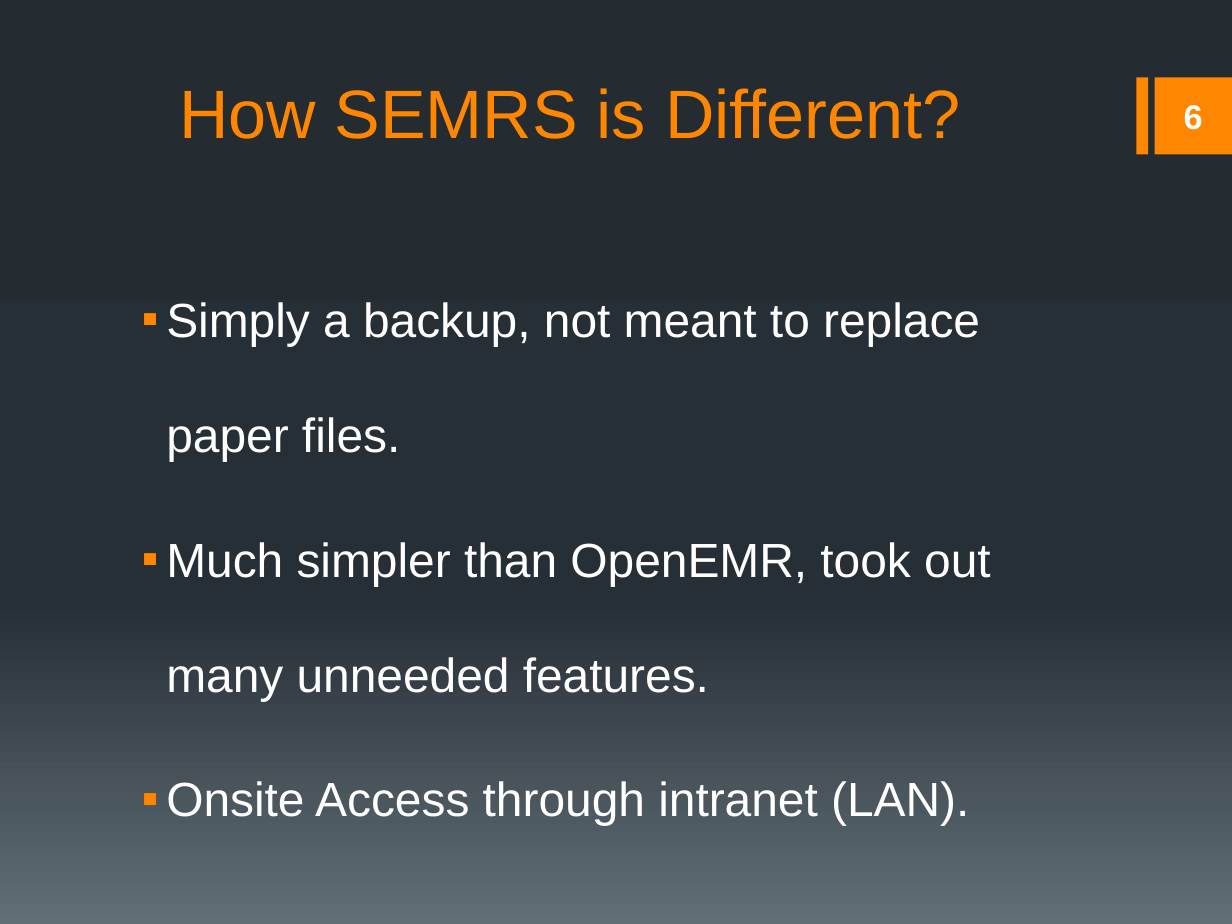
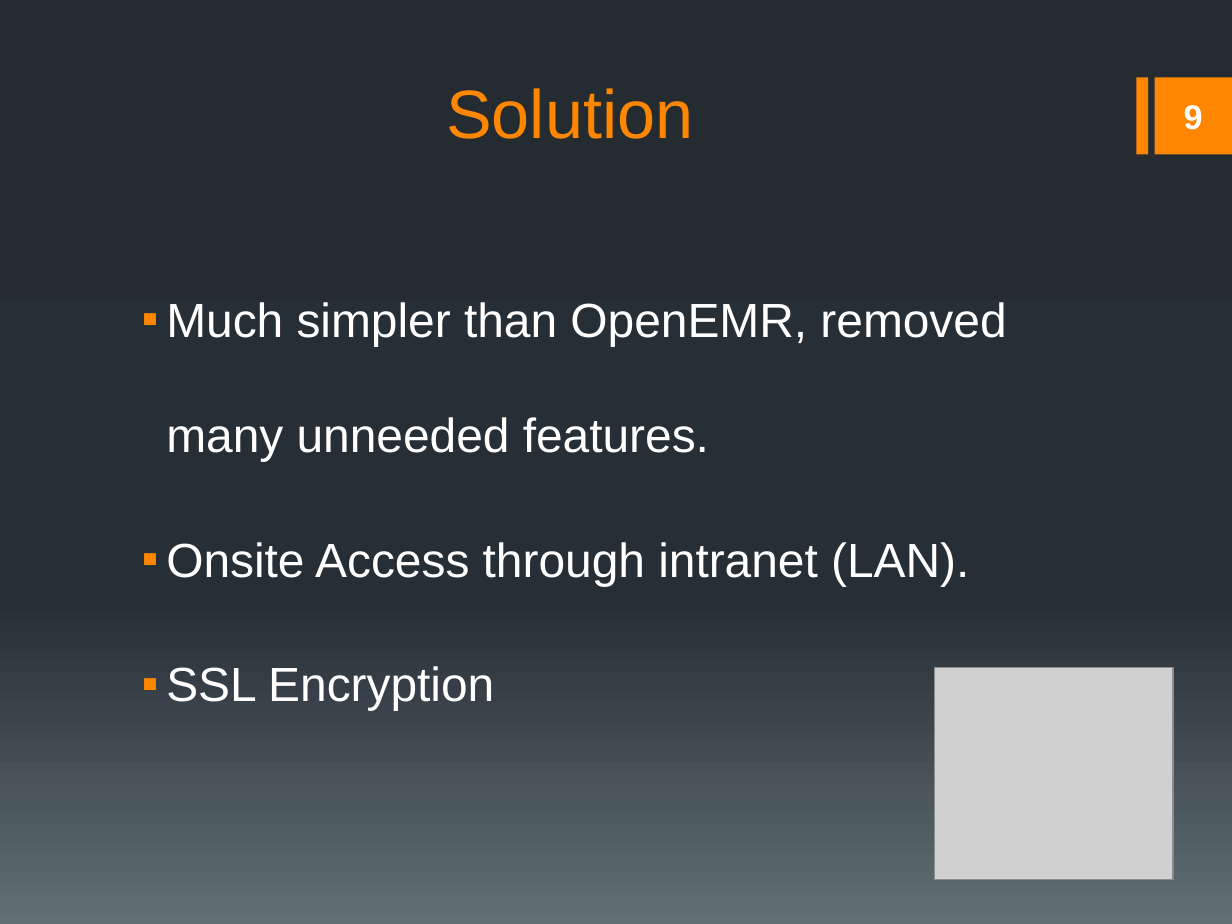
Before and after one commit to rmkane/semrs, a slide deck: slide 9 of Documentation/Final_Presentation.pptx (slide 6 before the commit). Drawn at 1232x924 pixels with LibreOffice and Linux fonts; fonts in the diff are those of the drawing; grey boxes stand for pictures. Boxes give left, top, right and bottom in pixels: in the first picture for what was removed or moved away, otherwise in the second. Text is boxed around its words. In the diff, an @@ line names an element or a change of style, - is before the commit and + after.

```diff
--- a/Documentation/Final_Presentation.pptx
+++ b/Documentation/Final_Presentation.pptx
@@ title at bbox=[446, 88, 693, 139]: text changed @@
-How SEMRS is Different?
+Solution
@@ page number at bbox=[1184, 105, 1203, 130]: text changed @@
-6
+9
@@ text at bbox=[166, 302, 1006, 461]: text changed @@
-▪ Simply a backup, not meant to replace paper files.
-▪ Much simpler than OpenEMR, took out many unneeded features.
+▪ Much simpler than OpenEMR, removed many unneeded features.
@@ text at bbox=[166, 666, 494, 710]: paragraph added @@
+▪ SSL Encryption
@@ picture added at bbox=[934, 668, 1173, 880] @@
```
Also in this commit, not shown: 2 other slides changed, 5 slides added, 2 slides removed, 1 other file.
